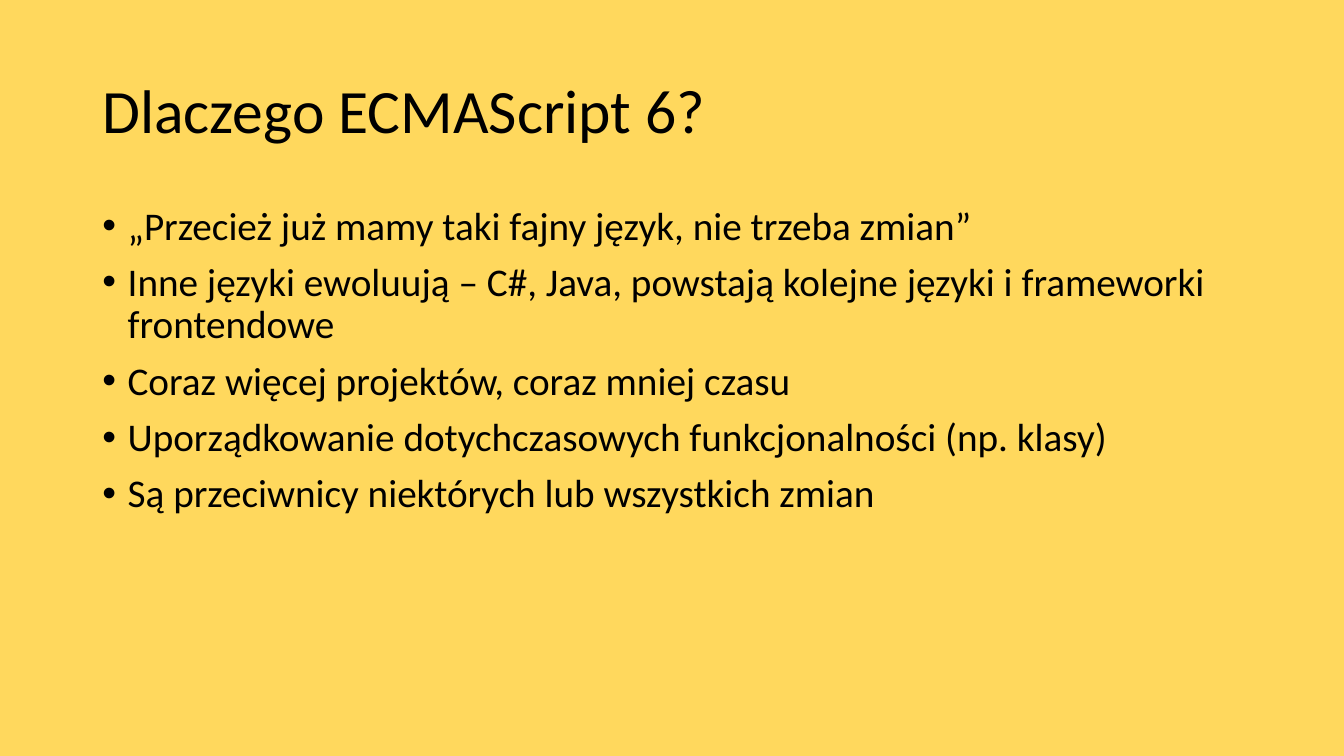
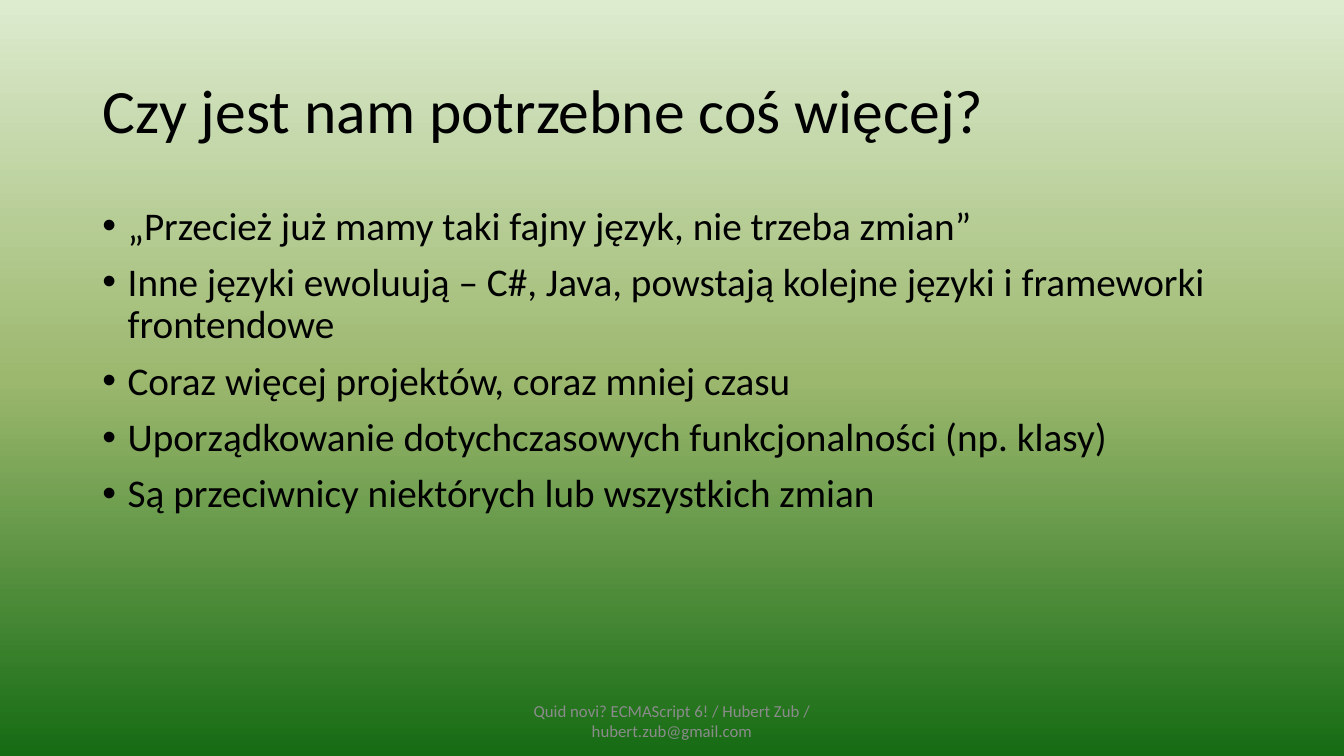
Before and after one commit to hubertzubtt/es6meetjs, a slide deck: slide 8 of prez.pptx. Drawn at 1344x756 pixels with LibreOffice and Linux fonts; fonts in the diff are those of the drawing. Boxes give left, top, right and bottom in pixels: in the first picture for what was removed or moved away, otherwise in the second. Text is boxed around its words. In the diff, an @@ line names an element or a change of style, - is before the commit and + after.

```diff
--- a/prez.pptx
+++ b/prez.pptx
@@ background #FFD85D to gradient #DDEBCF to #9CB86E to #156B13 @@
@@ title at bbox=[102, 90, 984, 144]: text changed @@
-Dlaczego ECMAScript 6?
+Czy jest nam potrzebne coś więcej?
@@ text added at bbox=[534, 705, 799, 740], 12 pt, text #8C8C8C @@
+Quid novi? ECMAScript 6! / Hubert Zub / hubert.zub@gmail.com
```
Also in this commit, not shown: 30 other slides changed, 9 slides added, 4 slides removed, 4 other files.
